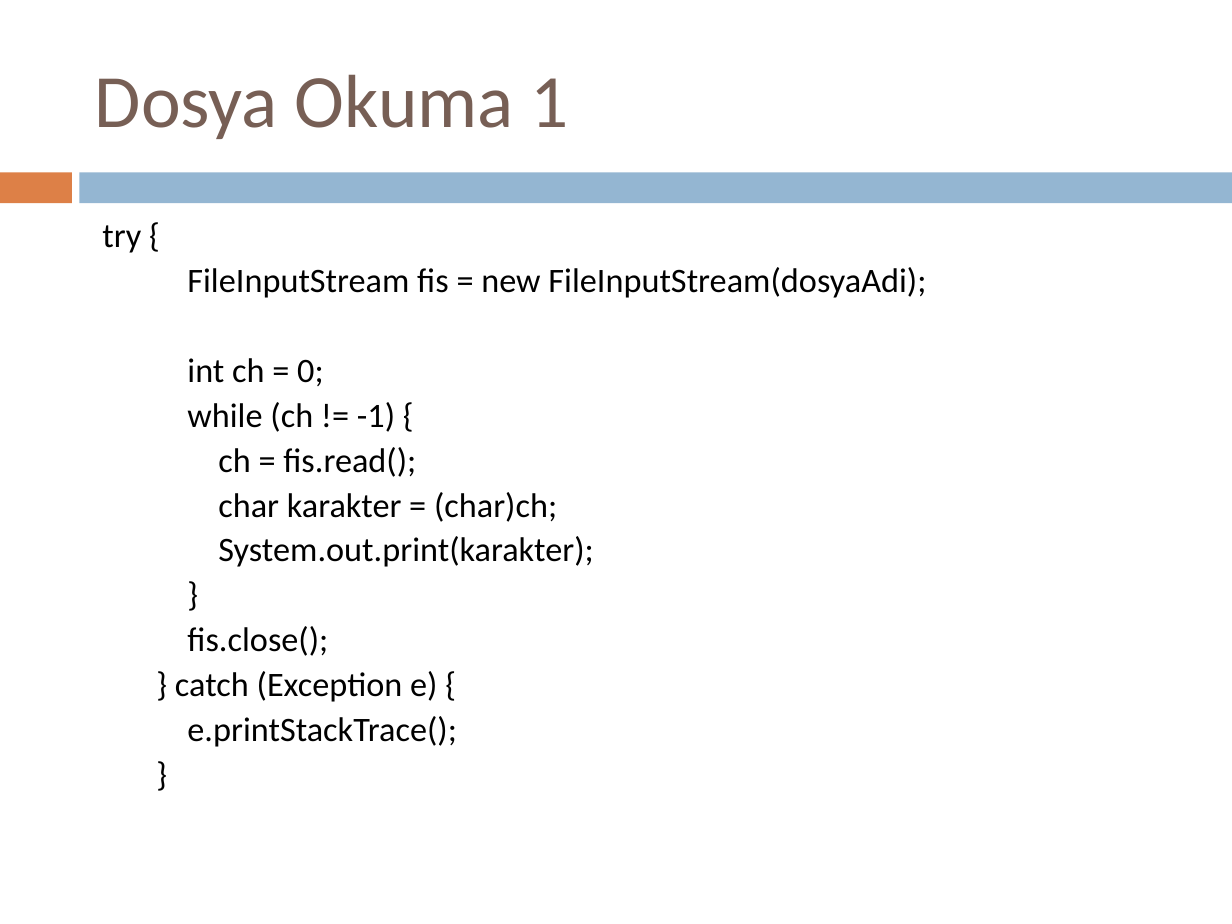
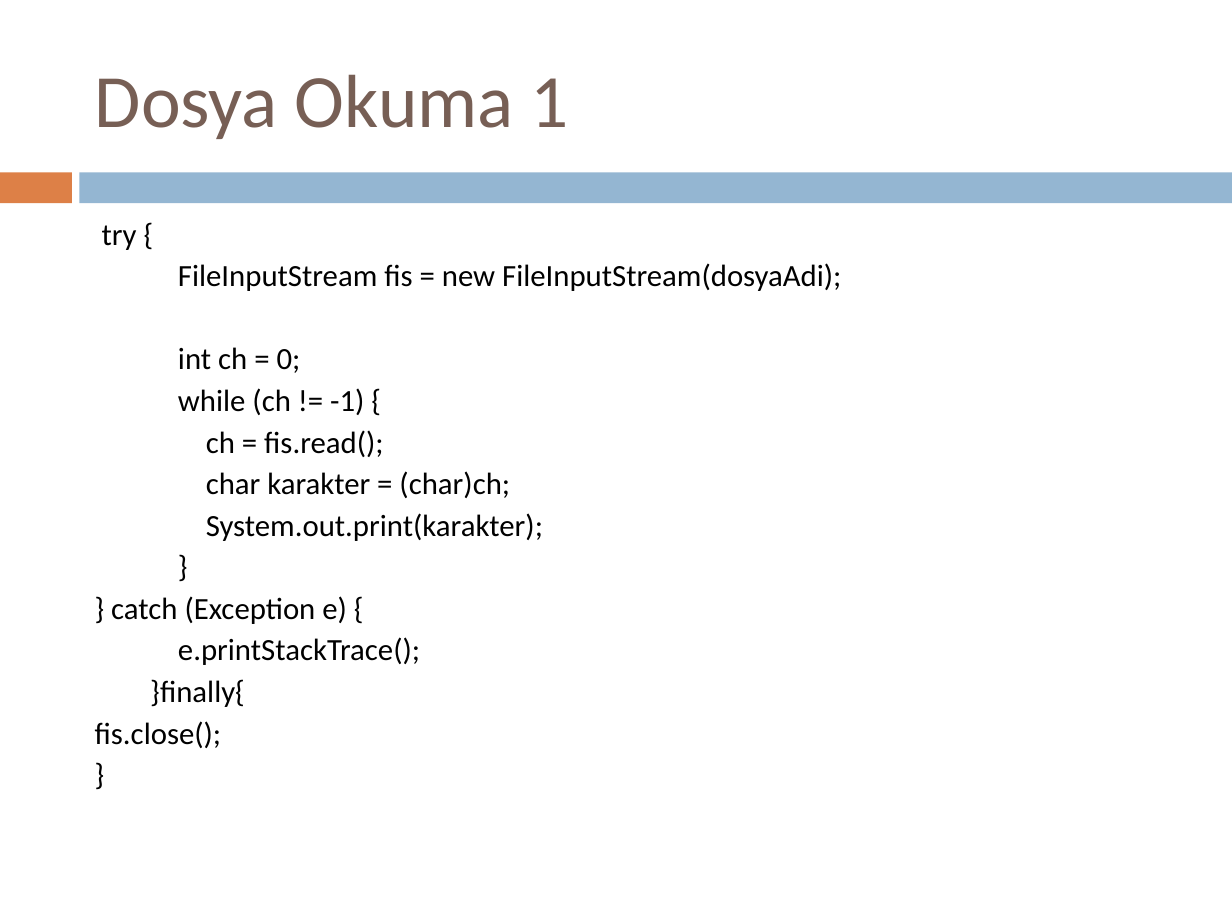
Before and after one commit to handanyarici/Medipol_OOP_2020, a slide deck: slide 24 of 6- Exceptions and File IO/Exceptions_FileIO.ppt. Drawn at 1232x924 pixels with LibreOffice and Linux fonts; fonts in the diff are those of the drawing. Boxes give left, top, right and bottom in pixels: in the first picture for what was removed or moved away, otherwise in the second. Text is boxed around its words. In the diff, an @@ line names an element or a change of style, - is before the commit and + after.

```diff
--- a/6- Exceptions and File IO/Exceptions_FileIO.ppt
+++ b/6- Exceptions and File IO/Exceptions_FileIO.ppt
@@ text at (x1=102, y1=225, x2=841, y2=665): size 20 to 18 pt in "try {", "FileInputStream fis = new FileInputStream(dosyaAdi);", "int ch = 0;", "while (ch != -1) {" and 7 more places @@
@@ text at (x1=187, y1=626, x2=328, y2=656): paragraph removed @@
-fis.close();
@@ text at (x1=95, y1=679, x2=245, y2=748): paragraphs added @@
+}finally{
+fis.close();
```
Also in this commit, not shown: 1 other slide changed, 16 other files.
